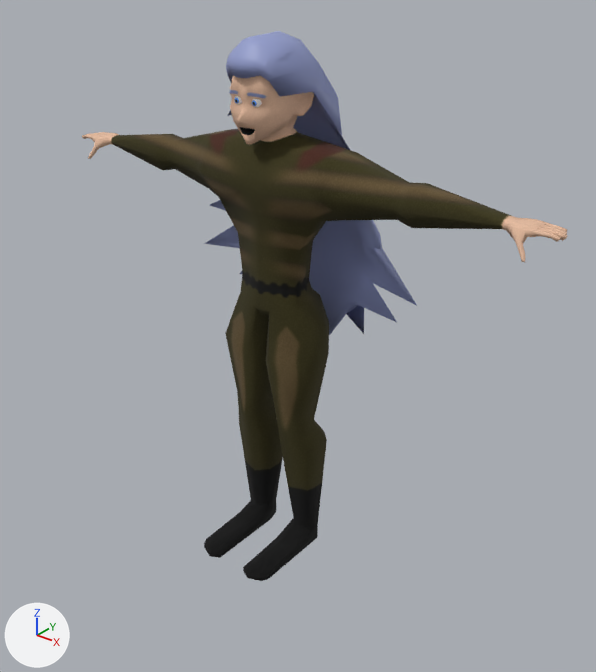
Before and after pictures for a commit that changed the glTF model assets/rasp.glb.
The view is the same before and after, from a 50 mm lens placed at (23.3, -27.5, 28.9), pointed at (1.8, -0.7, 12.3). Every picture has the same lights, and +X, +Y and +Z are marked at lower left. Vertices at the same position are counted once.

Names of what the first picture shows: 'body'.
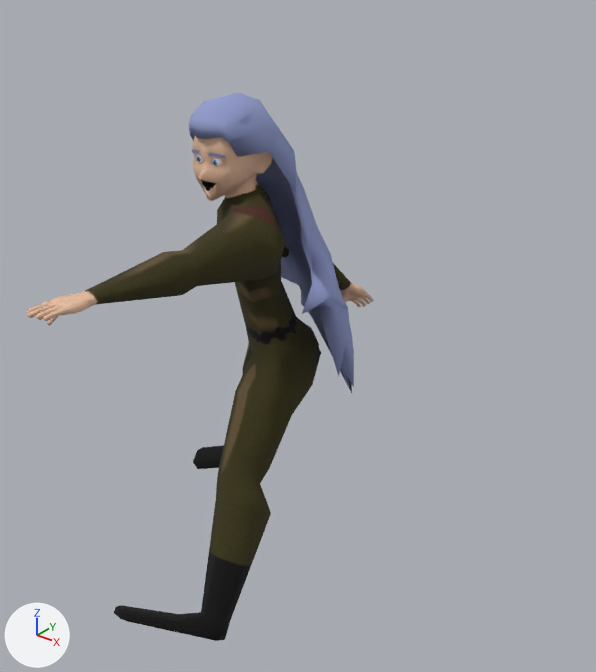
Where the change shows, as pixel boxes (x1, y1, x2, y2) in the pictures (596 x 672 px; the box of a moved part takes in the faces that stretch with it):
'body', reshaped (28% narrower): before (82, 31, 567, 581); after (26, 93, 374, 641)
part 1 of me_body, moved or reshaped: before (234, 96, 242, 104); after (196, 155, 204, 163)
part 2 of me_body, moved or reshaped: before (252, 99, 262, 107); after (213, 158, 222, 166)
part 3 of me_body, moved or reshaped: before (82, 31, 567, 581); after (26, 93, 374, 641)

Patch to the scene script:
```diff
--- a/assets/rasp.glb.py
+++ b/assets/rasp.glb.py
@@ me_body @@
 # used by ob_body; location = (0.0, 0.0, 0.0)
-me_body.from_pydata(...)  # 2212 vertices, 4407 faces; spans x -13.3..13.3, y -4.1..3.8, z 0.0..25.4
+me_body.from_pydata(...)  # 2212 vertices, 4407 faces; spans x -9.0..5.5, y -12.9..8.5, z -1.0..22.9
+# me_body part 1: the loose piece of 482 vertices spanning x -0.7..-0.3, y -1.9..-1.5, z 22.6..23.1 is moved by (-1.5, -0.9, -2.5)
+# me_body part 2: the loose piece of 482 vertices spanning x 0.3..0.7, y -1.9..-1.5, z 22.6..23.1 is moved by (-1.5, -0.9, -2.5)
+# me_body part 3: 1248 of 2212 vertices moved; they spanned x -13.3..13.3, y -4.1..3.8, z 0.0..25.4 and now span x -9.0..5.5, y -12.9..8.5, z -1.0..22.9; mean shift (-0.8, -1.3, -3.2); largest move (13.3, 0.2, 19.4) -> (-0.4, -12.9, 17.1)
 me_body.materials.append(mat_material_004)
```
